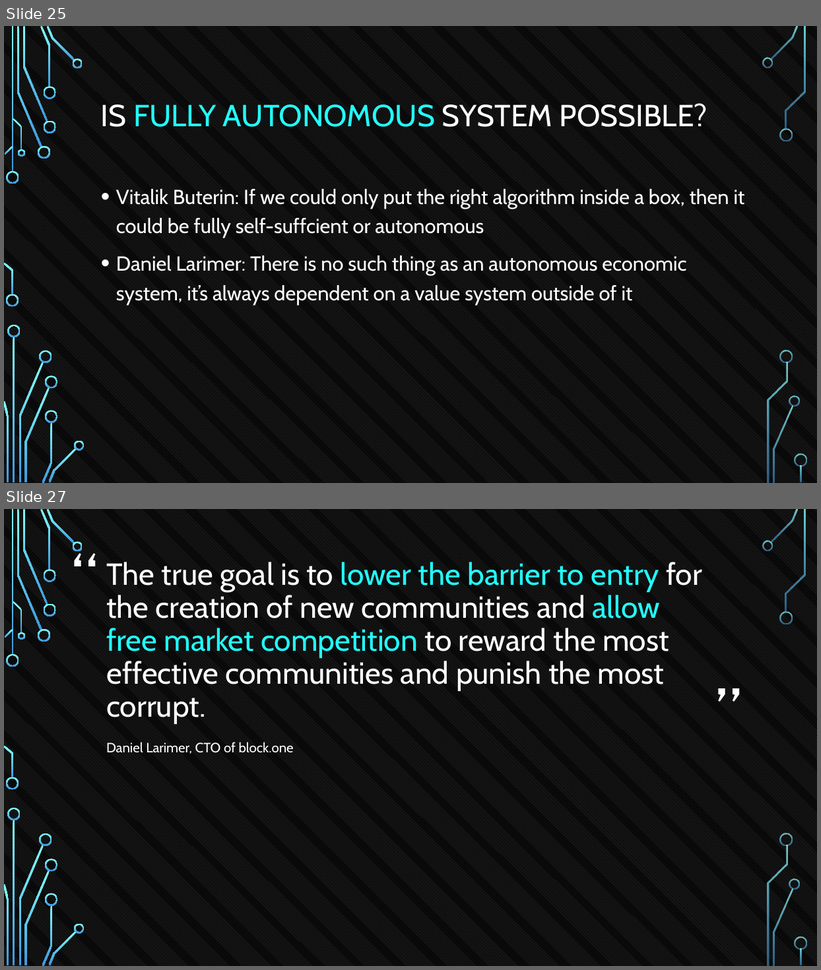
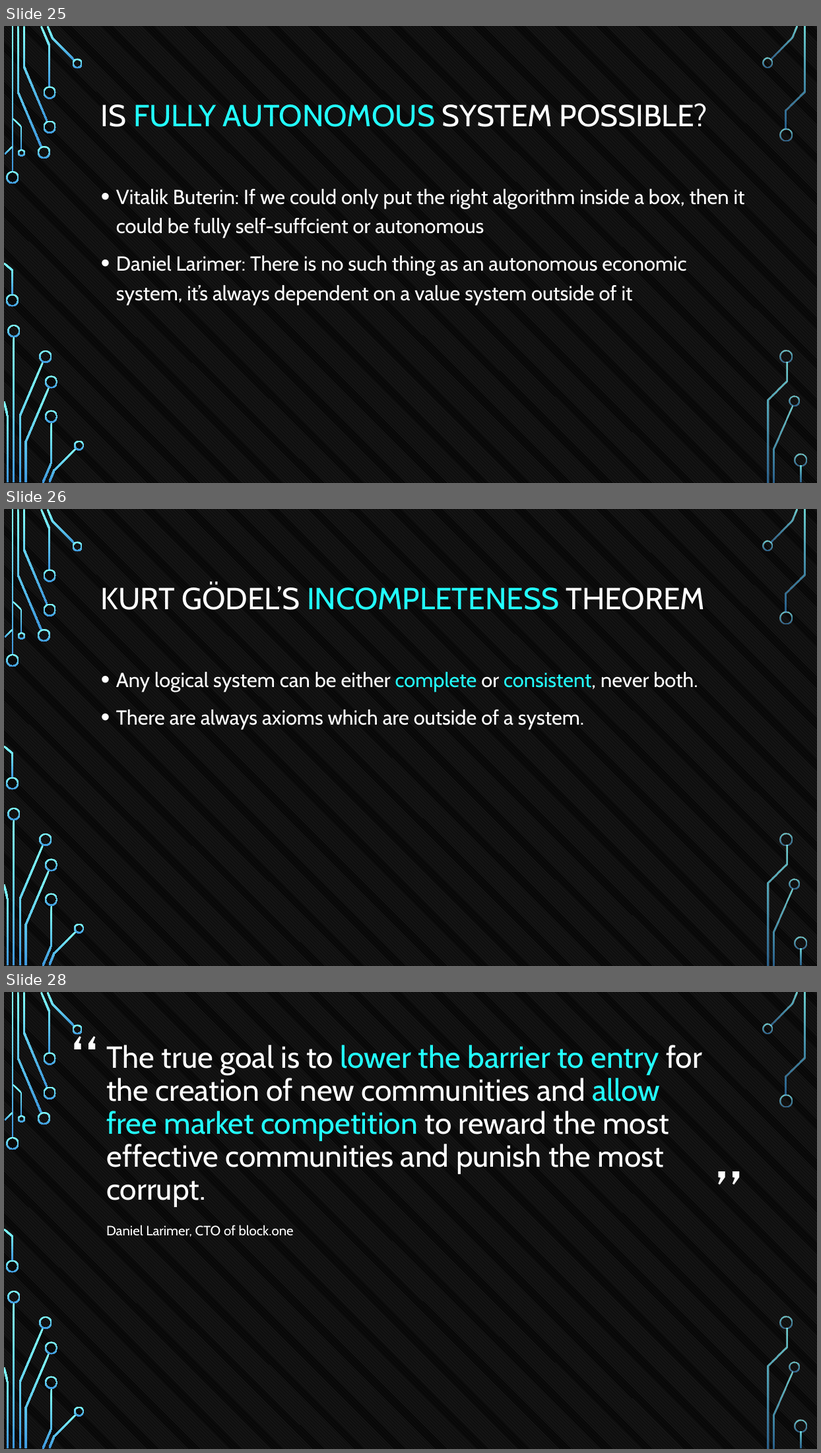
Before and after one commit to tokenika/tokenika.github.io, a slide deck: eostalk/EOS Talk BlockAliance.pptx. Shown one above the other, each under a label of ours: slides 25 and 27 before the commit, slides 25, 26 and 28 after it; the slides between them are not shown. The pictures are 821x970 and 821x1453 pixels, drawn with LibreOffice and Linux fonts; fonts in the diff are those of the drawing; background and template pictures are left out. Boxes give left, top, right and bottom in pixels: in the first picture for what was removed or moved away, otherwise in the second. Text is boxed around its words. In the diff, an @@ line names an element or a change of style, - is before the commit and + after.

```diff
--- a/eostalk/EOS Talk BlockAliance.pptx
+++ b/eostalk/EOS Talk BlockAliance.pptx
@@ slide 26 added at bbox=[4, 509, 817, 966], background pattern #595959 on #000000; not listed: 36 template elements that a slide beside it also shows @@
@@ title added at bbox=[101, 584, 706, 610], 36 pt, text #FFFFFF @@
+KURT GÖDEL’S INCOMPLETENESS THEOREM
@@ text added at bbox=[116, 671, 698, 729], 24 pt, text #FFFFFF @@
+• Any logical system can be either complete or consistent, never both.
+• There are always axioms which are outside of a system.
@@ what was slide 27 is now slide 28 @@
```
Also in this commit, not shown: 7 slides changed, 1 other slide added, 3 other files.
